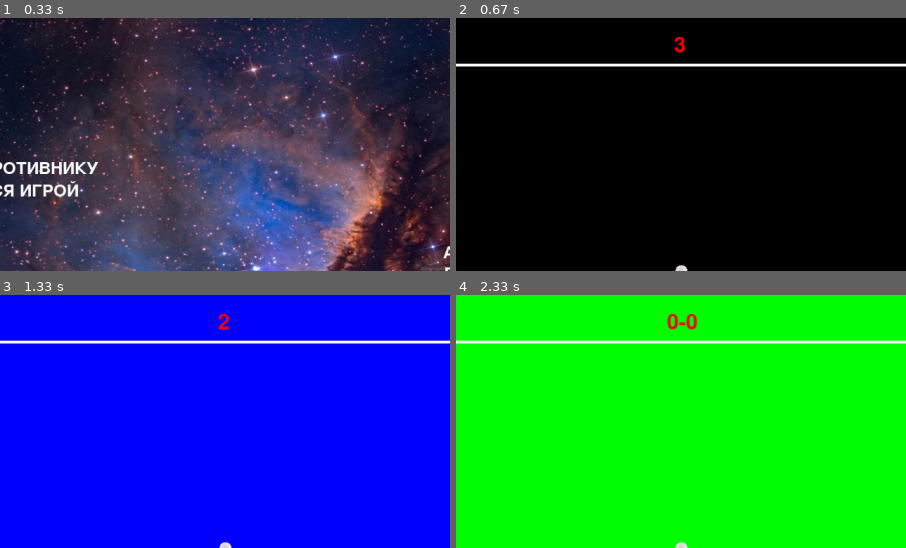
Above: before the commit, frames 1-4 (two rows, left to right).
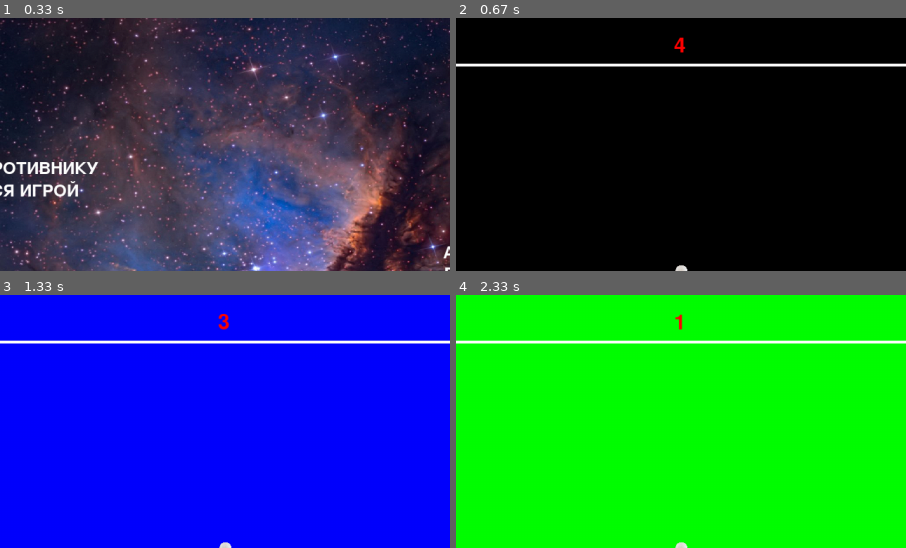
Above: after the commit, the same moments.

Repository: valera-creator/pygame_ping_pong
Game: pygame game, started from main.py
The game is run twice, just before and just after one commit, with the same random seed, the same clock (stepped at 60 frames per second) and the same inputs.
Inputs (mouse positions are % of the whole screen's width and height, from its top left):
- Up to frame 1 (0.33 s): no input
- Up to frame 2 (0.67 s): click (50, 50) at 0.38 s
- Up to frame 3 (1.33 s): tap Space at 0.67, 1 s
- Up to frame 4 (2.33 s): tap Space at 1.33 s; click (19, 73) at 2.22 s
The pictures show only the part of the screen within x 25-75%, y 0-50%; the shares and areas given below are measured in that part.

Frame 1 is identical in both runs. In frame 2, 0.1% of the frame differs, in the area x 48-51%, y 7-14%; in frame 3, less than 0.1%; in frame 4, 0.3%, in the area x 46-54%, y 7-14%.

Commit message:
отслеживание забитие гола

Diff:
--- a/main.py
+++ b/main.py
@@ -33,9 +33,11 @@
         self.fps = 60
         self.colors = {0: 'black', 1: 'red', 2: 'blue', 3: 'green', 4: 'orange', 5: 'fuchsia', 6: 'white'}
         self.cur_color = 0
-        self.start_seconds = 3  # задержка при начале раунда
+        self.start_seconds = 4  # задержка при начале раунда
         self.goal_end = 5
-        self.sound = pygame.mixer.Sound(os.path.join('assets', 'sounds', 'background.mp3'))
+
+        self.sound_goal = pygame.mixer.Sound(os.path.join('assets', 'sounds', 'goal.mp3'))
+        self.sound_goal.set_volume(0.2)
 
         self.screen = pygame.display.set_mode((self.width, self.height))
         self.running = True
@@ -153,6 +155,31 @@
             self.player2.click = True
             return
 
+    def check_goal(self):
+        """возвращает объектное представление игрока, который забил гол"""
+        for elem in self.vertical_borders:
+            if pygame.sprite.collide_mask(self.ball, elem):
+                if elem.rect.x < self.width:
+                    return self.player2
+                else:
+                    return self.player1
+        return False
+
+    def make_event_goal(self, player):
+        self.start_seconds = 4
+        self.ball.rect.x, self.ball.rect.y = (self.width // 2 - self.ball.size // 2,
+                                              self.height // 2 - self.ball.size // 2)
+        player.cnt_goals += 1
+        self.player1.rect.x, self.player1.rect.y = self.player1.dict_coords[self.player1.color_name]
+        self.player2.rect.x, self.player2.rect.y = self.player2.dict_coords[self.player2.color_name]
+        self.player1.need_go = False
+        self.player2.need_go = False
+        self.player1.up = self.player1.down = False
+        self.player2.up = self.player2.down = False
+        self.player1.click = self.player2.click = False
+        pygame.time.set_timer(pygame.USEREVENT, 850)
+        self.sound_goal.play()
+
     def check_end_game(self):
         """возвращает строкое представление игрока, который выиграл"""
         if self.player1.cnt_goals == self.goal_end:
@@ -166,9 +193,6 @@
 
         pygame.time.set_timer(pygame.USEREVENT, 600)
 
-        # sound.play()
-        # mixer.music.set_volume(0.1)
-
         while self.running:
             for event in pygame.event.get():
                 if event.type == pygame.QUIT or (event.type == pygame.KEYDOWN and event.key == pygame.K_ESCAPE):
@@ -184,13 +208,6 @@
                 if event.type == pygame.USEREVENT and self.start_seconds >= 0:
                     self.start_seconds -= 1
 
-                # if event.type == pygame.KEYDOWN:
-                #     if event.key == pygame.K_5:
-                #         if sound.get_busy():
-                #             sound.pause()
-                #         else:
-                #             sound.unpause()
-
             self.cur_color = self.cur_color % len(list(self.colors.keys()))
             self.screen.fill(self.colors[self.cur_color])
             self.player_sprites.update()
@@ -200,6 +217,11 @@
             self.make_even_start_second()
 
             pygame.display.flip()
+
+            res = self.check_goal()
+            if res:
+                self.make_event_goal(res)
+
             self.check_end_game()
 
         pygame.quit()
--- a/player.py
+++ b/player.py
@@ -23,12 +23,12 @@
         self.need_go = False
         self.click = False
 
-        dict_coords = {
+        self.dict_coords = {
             'blue': (self.width // 2 - self.width // 4 - 120 - self.size // 2, self.height // 2 - self.size // 2),
             'red': (self.width // 2 + self.width // 4 + 50, self.height // 2 - self.size // 2)
         }
 
-        self.rect.x, self.rect.y = dict_coords[color_image]
+        self.rect.x, self.rect.y = self.dict_coords[self.color_name]
 
     def check_intersection_walls(self):
         for elem in self.horizontal_borders:
@@ -46,7 +46,7 @@
         self.down означает движение вниз
         self.need_go означает, что необходимо совершить движение у игрока
 
-        y1, y2 - когда не нужно менять направления из-за багов с границами сверху и снизу
+        y1, y2 - когда не нужно менять направления
         """
         y1, y2 = 29, 494
 
Not shown, added: assets/sounds/goal.mp3
